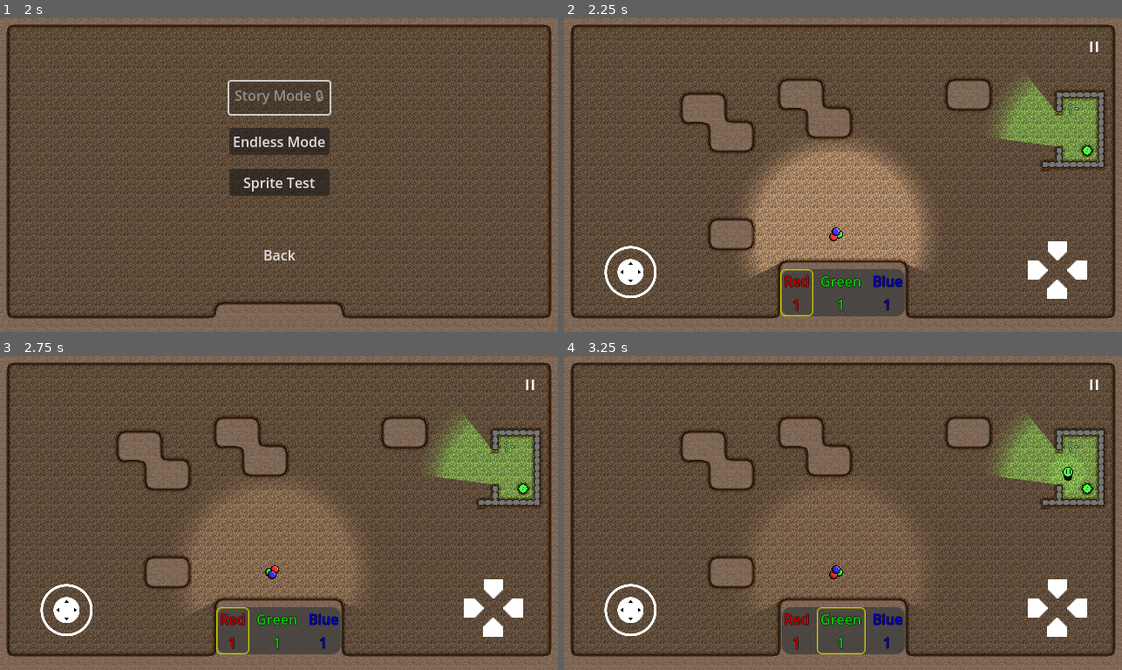
Above: before the commit, frames 1-4 (two rows, left to right).
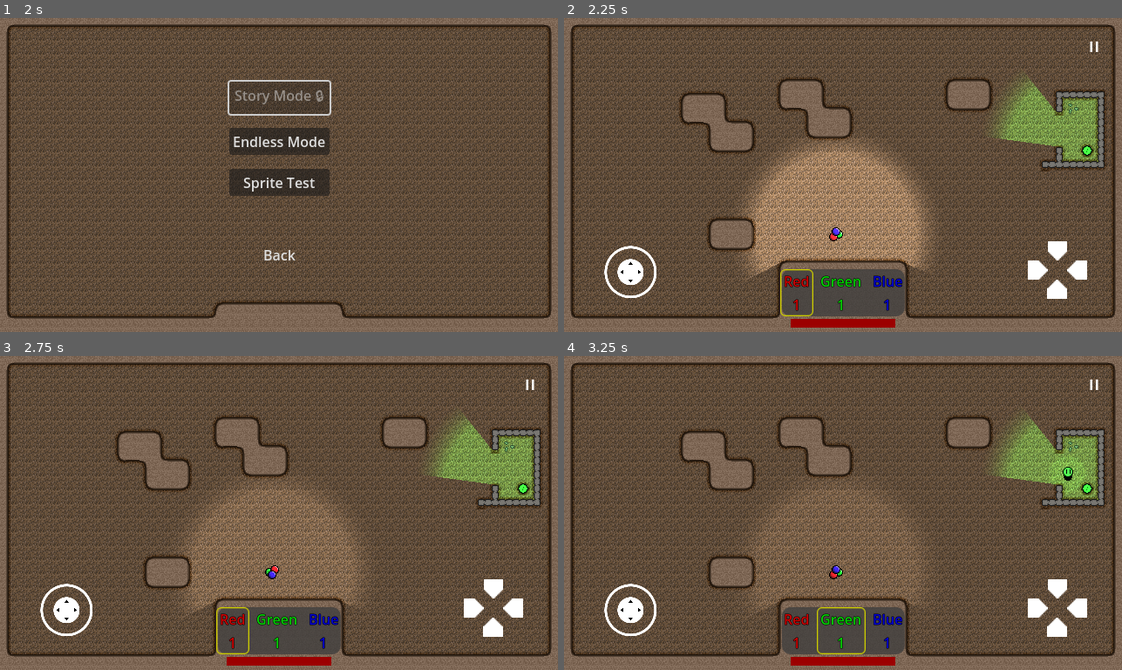
Above: after the commit, the same moments.

Repository: Degenerate-Games/shadows-below
Game: Godot game, scene res://scenes/menus/main_menu.tscn
The game is run twice, just before and just after one commit, with the same random seed, the same clock (stepped at 60 frames per second) and the same inputs.
Inputs (mouse positions are in pixels of both pictures, inside the frame that each line leads up to):
- Up to frame 1 (2 s): click (279, 206) at 0.5 s; click (279, 206) at 1.25 s
- Up to frame 2 (2.25 s): click "Endless Mode" at 2 s
- Up to frame 3 (2.75 s): no input
- Up to frame 4 (3.25 s): move the mouse to (965, 497) at 2.77 s; hold L (mixing_ui_right) from 2.78 s (still down); tap B (bake) at 2.85 s; click (965, 497) at 2.92 s

Frame 1 is identical in both runs. In frame 2, 0.5% of the frame differs, in the area x 40-60%, y 95-99%; in frame 3, 0.5%; in frame 4, 0.5%.
Error in both runs: Division by zero error in operator '/'. (res://scripts/room.gd:32)

Commit message:
Add health bar to HUD

Diff:
--- a/scenes/ui/hud.tscn
+++ b/scenes/ui/hud.tscn
@@ -95,3 +95,30 @@
 shape = SubResource("CircleShape2D_yiqxs")
 action = "mixing_ui_down"
 visibility_mode = 1
+
+[node name="HealthBar" type="Control" parent="."]
+layout_mode = 1
+anchors_preset = 7
+anchor_left = 0.5
+anchor_top = 1.0
+anchor_right = 0.5
+anchor_bottom = 1.0
+offset_left = -60.0
+offset_top = -15.0
+offset_right = -20.0
+offset_bottom = 25.0
+grow_horizontal = 2
+grow_vertical = 0
+scale = Vector2(3, 0.25)
+
+[node name="Background" type="ColorRect" parent="HealthBar"]
+layout_mode = 0
+offset_right = 40.0
+offset_bottom = 40.0
+color = Color(0, 0, 0, 0.827451)
+
+[node name="Foreground" type="ColorRect" parent="HealthBar" groups=["health_bar"]]
+layout_mode = 0
+offset_right = 40.0
+offset_bottom = 40.0
+color = Color(0.611765, 0, 0, 1)
